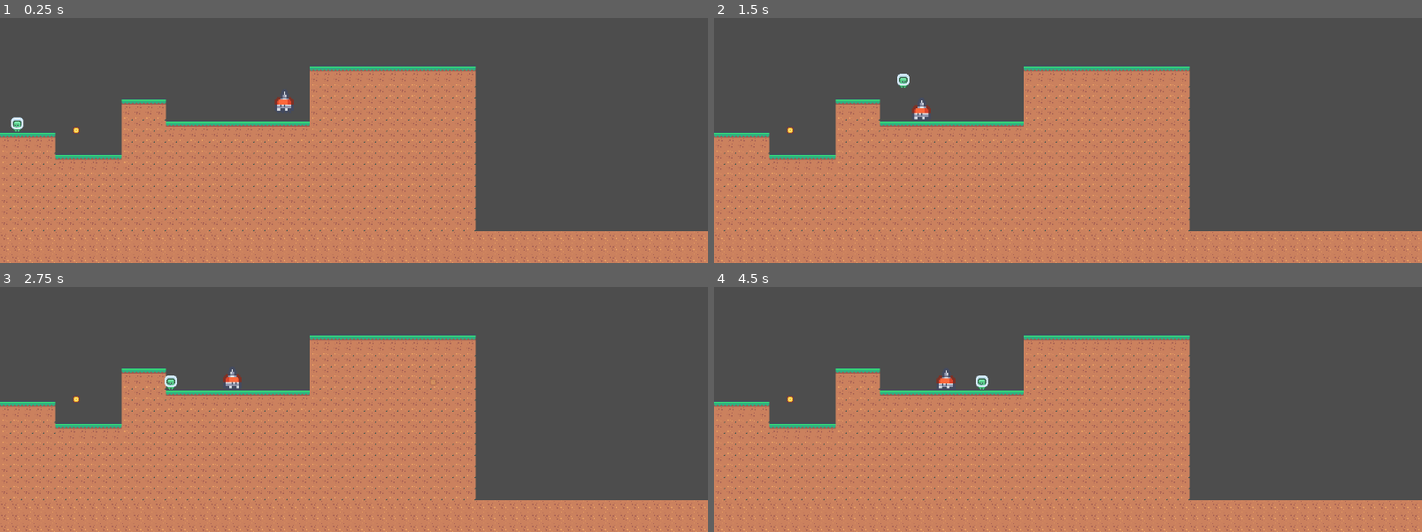
Above: before the commit, frames 1-4 (two rows, left to right).
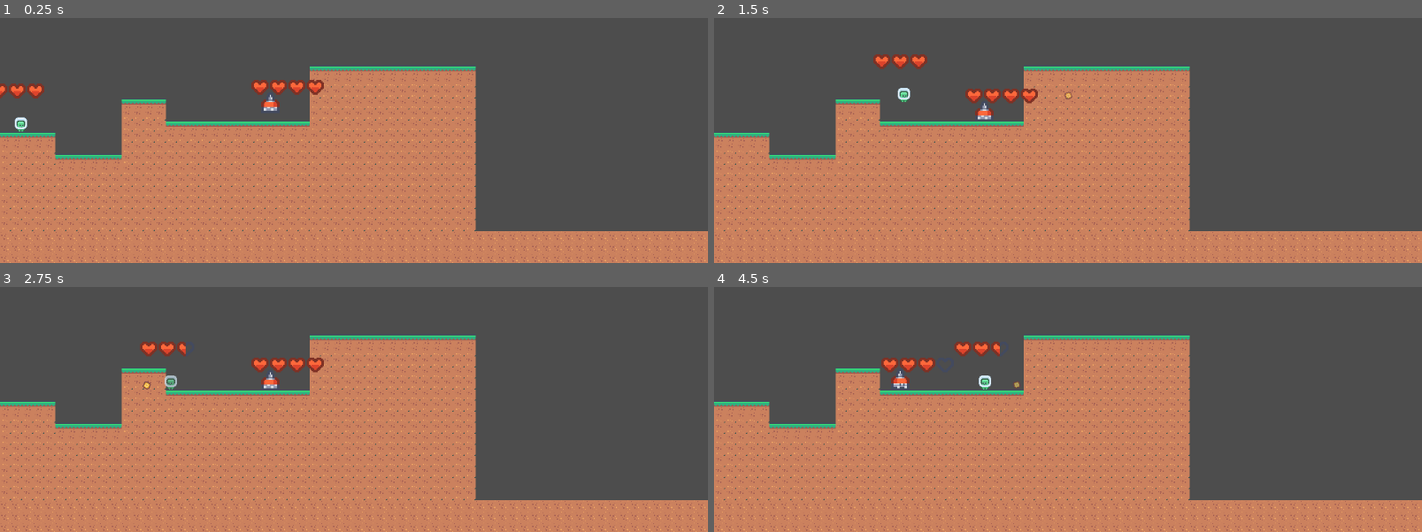
Above: after the commit, the same moments.

Repository: ShivMoh/GodotProjects
Game: Godot game, scene res://levels/tile_map.tscn
Two runs of this game, one before a commit and one after it. Both use one fixed random seed, a clock stepped at 60 frames per second and the inputs below. This scene is started directly instead of the project's main scene.
Inputs:
- Up to frame 1 (0.25 s): no input
- Up to frame 2 (1.5 s): tap Enter (ui_accept) at 0.5, 0.77 s; hold Right (ui_right) from 0.53 s (still down); tap X (shoot) at 0.6 s; tap E (lookdown) at 1.35 s
- Up to frame 3 (2.75 s): tap Enter (ui_accept) at 1.52 s; tap X (shoot) at 1.55, 2.3 s; release Right (ui_right) at 2.03 s; hold Left (ui_left) from 2.03 s (still down); hold Q (lookup) from 2.03 s (still down)
- Up to frame 4 (4.5 s): release Left (ui_left) at 2.78 s; release Q (lookup) at 2.78 s; hold Right (ui_right) 2.78-4.28 s; tap X (shoot) at 2.85, 3.6 s; tap Enter (ui_accept) at 3.02, 3.77 s; hold Left (ui_left) from 4.28 s (still down); tap E (lookdown) at 4.35 s

The runs differ from the first frame. In frame 1, 1.1% of the frame differs, in the area x 0-46%, y 25-48%; in frame 2, 1.3%, in the area x 10-51%, y 14-48%; in frame 3, 1.1%; in frame 4, 1.0%.

Commit message:
did some stuff

Diff:
--- a/RockClimb/StateMachines/climb.gd
+++ b/RockClimb/StateMachines/climb.gd
@@ -1,6 +1,6 @@
 extends State
 
-func Enter():
+func Enter(_args = []):
 	player.velocity = Vector2.ZERO
 	print("I am on climb")
 
--- a/RockClimb/StateMachines/jump.gd
+++ b/RockClimb/StateMachines/jump.gd
@@ -8,7 +8,7 @@
 var double_tap : float = 0.0
 var time_passed_since_previous_tap : float = 0.0
 
-func Enter():
+func Enter(_args = []):
 	print("I am on jump")
 
 func Physics_Update(delta: float) -> void:
--- a/RockClimb/StateMachines/run.gd
+++ b/RockClimb/StateMachines/run.gd
@@ -5,7 +5,7 @@
 
 var delta_time = 0
 
-func Enter():
+func Enter(_args = []):
 	delta_time = 0
 	print("I am on Run")
 
--- a/RockClimb/StateMachines/shoot.gd
+++ b/RockClimb/StateMachines/shoot.gd
@@ -1,8 +1,16 @@
 extends State
 
 var bullet_scene  = preload("res://player/bullet.tscn")
+var direction_indicator : bool
+var direction : int = 1
+func Enter(_args = []):
+	direction_indicator = _args[0]
 
-func Enter():
+	if direction_indicator:
+		direction = 1
+	else:
+		direction = -1
+
 	print("I am on shoot state")
 		# Transitioned.emit(self, "start")
 
@@ -14,13 +22,10 @@
 	var bulletInstance : Bullet = bullet_scene.instantiate()
 	bulletInstance.position = bulletInstance.position + Vector2(10, 0)
 	self.add_child(bulletInstance)
-
 	return bulletInstance
 
 func fire_bullet(bullet : Bullet):
 	var tween : Tween = get_tree().create_tween()
-	var tween2 : Tween = get_tree().create_tween()
-
-	tween.tween_property(bullet, "position", bullet.position + Vector2(500, 0), 0.5)
-	tween2.tween_property(bullet, "modulate:a", 0, 0.5);
+	bullet.add_constant_central_force(Vector2(400 * direction, 0))
+	tween.tween_property(bullet, "modulate:a", 0, 2);
 	tween.tween_callback(bullet.queue_free)
--- a/RockClimb/StateMachines/start.gd
+++ b/RockClimb/StateMachines/start.gd
@@ -11,7 +11,9 @@
 var player_sprite : Sprite2D
 var player_raycast : RayCast2D
 
-func Enter():
+var direction : float = 1.0
+
+func Enter(_args = []):
 	double_tap = 0
 	time_passed_since_previous_tap = 0
 	print("I am on start")
@@ -19,10 +21,12 @@
 	player_sprite = player.get_node("sprite")
 	player_raycast = player.get_node("raycast")
 
+
 func Physics_Update(delta: float):
 
 	if not player.is_on_floor():
 		player.velocity.y += gravity * delta
+
 
 	if detect_object_type("test"):
 		Transitioned.emit(self, "climb")
@@ -31,14 +35,13 @@
 		Transitioned.emit(self, "run")
 
 	if Input.is_action_just_pressed("shoot"):
-		Transitioned.emit(self, "shoot")
+		Transitioned.emit(self, "shoot", [player_sprite.flip_h])
 
 	count_double_tap(delta)
 
 	if Input.is_action_just_pressed("ui_accept"):
 		Transitioned.emit(self, "jump")
 
-	var direction = Input.get_axis("ui_left", "ui_right")
 
 	if direction:
 		player.velocity.x = direction * SPEED
@@ -52,6 +55,8 @@
 			player_raycast.rotation_degrees = 180
 	else:
 		player.velocity.x = move_toward(player.velocity.x, 0, SPEED)
+
+	direction = Input.get_axis("ui_left", "ui_right")
 
 	player.move_and_slide()
 
--- a/RockClimb/StateMachines/state.gd
+++ b/RockClimb/StateMachines/state.gd
@@ -2,10 +2,11 @@
 class_name State
 
 signal Transitioned
+signal Injured
 
 var player : Player
 
-func Enter():
+func Enter(_args = []):
 	pass
 
 func Exit():
--- a/RockClimb/StateMachines/stateMachine.gd
+++ b/RockClimb/StateMachines/stateMachine.gd
@@ -33,7 +33,7 @@
 	if current_state:
 		current_state.Physics_Update(delta)
 
-func on_child_transition(state, new_state_name):
+func on_child_transition(state, new_state_name, _args = []):
 	if state != current_state:
 		return
 
@@ -45,7 +45,7 @@
 	if current_state:
 		current_state.Exit()
 
-	new_state.Enter()
+	new_state.Enter(_args)
 
 	current_state = new_state
 
--- a/RockClimb/enemies/enemy.gd
+++ b/RockClimb/enemies/enemy.gd
@@ -29,7 +29,11 @@
 	if raycast.is_colliding:
 		var object = raycast.get_collider()
 
-		if object != Player and object != null:
+		if object != null:
+
+			if object.name == "player":
+				return direction
+
 			sprite.flip_h = !sprite.flip_h
 			raycast.rotation_degrees += 180
 
@@ -39,3 +43,6 @@
 				return -1
 
 	return direction
+
+func take_damage():
+	set_health(get_health() - 1)
--- a/RockClimb/enemies/top_guy.gd
+++ b/RockClimb/enemies/top_guy.gd
@@ -5,17 +5,62 @@
 
 var gravity = ProjectSettings.get_setting("physics/2d/default_gravity")
 
+var animated_sprite : AnimatedSprite2D
+var hide_timer : Timer
+var cool_down_timer : Timer
+var random : RandomNumberGenerator
+var cool_down : bool
+var hidden_state : bool
+
+func _ready():
+	animated_sprite = get_node("topguy")
+	random = RandomNumberGenerator.new()
+	random.randomize()
+	hide_timer = get_node("hide_timer")
+	cool_down_timer = get_node("cool_down_timer")
+	cool_down = false
+	hidden_state = false
+
 func _physics_process(delta):
 	if not is_on_floor():
 		velocity.y += gravity * delta
+
 	direction = if_colliding()
 
-	if direction:
-		velocity.x = direction * SPEED
+	if (randi() % 5000) < 40 and !cool_down:
+		hide_()
+
+	if !hidden_state:
+		if direction:
+			velocity.x = direction * SPEED
+		else:
+			velocity.x = move_toward(velocity.x, 0, SPEED)
 	else:
-		velocity.x = move_toward(velocity.x, 0, SPEED)
+		velocity.x = 0
 
 	move_and_slide()
 
 func hide_() -> void:
-	return
+	animated_sprite.play("hide")
+	hide_timer.start()
+	hidden_state = true
+
+func unhide() -> void:
+	animated_sprite.play("walk")
+	hidden_state = false
+
+func take_damage() -> void:
+	if hidden_state:
+		return
+
+	set_health(get_health() - 2)
+
+func _on_hide_timer_timeout():
+	cool_down = true
+	hide_timer.stop()
+	unhide()
+	cool_down_timer.start()
+
+func _on_cool_down_timer_timeout():
+	cool_down = false
+	cool_down_timer.stop()
--- a/RockClimb/enemies/top_guy.tscn
+++ b/RockClimb/enemies/top_guy.tscn
@@ -1,9 +1,10 @@
-[gd_scene load_steps=7 format=3 uid="uid://b2i4e03ch1f4x"]
+[gd_scene load_steps=8 format=3 uid="uid://b2i4e03ch1f4x"]
 
 [ext_resource type="Script" path="res://enemies/top_guy.gd" id="1_hpy54"]
 [ext_resource type="Texture2D" uid="uid://cx3n4rh311kil" path="res://assets/Tiles/Characters/tile_0015.png" id="1_qe4bq"]
 [ext_resource type="Texture2D" uid="uid://bs3oglysm5cpi" path="res://assets/Tiles/Characters/tile_0016.png" id="2_tn5lb"]
 [ext_resource type="Texture2D" uid="uid://dcl28tkv78m7g" path="res://assets/Tiles/Characters/tile_0017.png" id="3_hxpvs"]
+[ext_resource type="PackedScene" uid="uid://b4t1ennm00yy7" path="res://ui/health_bar.tscn" id="5_m0qok"]
 
 [sub_resource type="SpriteFrames" id="SpriteFrames_uums1"]
 animations = [{
@@ -44,20 +45,23 @@
 [sub_resource type="CircleShape2D" id="CircleShape2D_nx6my"]
 radius = 7.0
 
-[node name="TopGuy" type="CharacterBody2D"]
+[node name="TopGuy" type="CharacterBody2D" groups=["enemy"]]
 position = Vector2(0, -8)
-scale = Vector2(2.04, 2.04)
+collision_layer = 8
 collision_mask = 2
 script = ExtResource("1_hpy54")
+health = 8
 metadata/_edit_group_ = true
 
 [node name="topguy" type="AnimatedSprite2D" parent="."]
+scale = Vector2(2, 2)
 sprite_frames = SubResource("SpriteFrames_uums1")
 animation = &"hide"
 autoplay = "walk"
 
 [node name="CollisionShape2D" type="CollisionShape2D" parent="."]
-position = Vector2(0, 4)
+position = Vector2(0, 8)
+scale = Vector2(2, 2)
 shape = SubResource("CircleShape2D_nx6my")
 
 [node name="raycast" type="RayCast2D" parent="."]
@@ -65,3 +69,17 @@
 rotation = 6.28319
 target_position = Vector2(-19, 0)
 collision_mask = 3
+
+[node name="health" parent="." node_paths=PackedStringArray("mob") instance=ExtResource("5_m0qok")]
+position = Vector2(-7.84314, -8.82353)
+mob = NodePath("..")
+spacing = 30
+
+[node name="hide_timer" type="Timer" parent="."]
+wait_time = 2.0
+
+[node name="cool_down_timer" type="Timer" parent="."]
+wait_time = 10.0
+
+[connection signal="timeout" from="hide_timer" to="." method="_on_hide_timer_timeout"]
+[connection signal="timeout" from="cool_down_timer" to="." method="_on_cool_down_timer_timeout"]
--- a/RockClimb/levels/tile_map.tscn
+++ b/RockClimb/levels/tile_map.tscn
@@ -1,10 +1,8 @@
-[gd_scene load_steps=9 format=3 uid="uid://hlw2uroyviil"]
+[gd_scene load_steps=7 format=3 uid="uid://hlw2uroyviil"]
 
 [ext_resource type="Texture2D" uid="uid://ex1lx2txckck" path="res://assets/Tilemap/tilemap.png" id="1_vdj82"]
 [ext_resource type="PackedScene" uid="uid://6nqoiojyouk6" path="res://player.tscn" id="2_2ai3r"]
-[ext_resource type="PackedScene" uid="uid://bbni13opfttke" path="res://test_dummy.tscn" id="3_qddgw"]
 [ext_resource type="PackedScene" uid="uid://b2i4e03ch1f4x" path="res://enemies/top_guy.tscn" id="4_7o8cv"]
-[ext_resource type="PackedScene" uid="uid://b5vddmd3kq5am" path="res://player/bullet.tscn" id="5_qc1yg"]
 
 [sub_resource type="PhysicsMaterial" id="PhysicsMaterial_p7p62"]
 
@@ -596,6 +594,7 @@
 [sub_resource type="TileSet" id="TileSet_28i1w"]
 tile_size = Vector2i(18, 18)
 physics_layer_0/collision_layer = 2
+physics_layer_0/collision_mask = 9
 physics_layer_0/physics_material = SubResource("PhysicsMaterial_p7p62")
 sources/15 = SubResource("TileSetAtlasSource_q8w5g")
 
@@ -610,14 +609,7 @@
 layer_2/tile_data = PackedInt32Array()
 
 [node name="player" parent="." instance=ExtResource("2_2ai3r")]
-position = Vector2(28, 459)
-
-[node name="TestDummy" parent="." instance=ExtResource("3_qddgw")]
-position = Vector2(245, 412)
+position = Vector2(29, 459)
 
 [node name="TopGuy" parent="." instance=ExtResource("4_7o8cv")]
 position = Vector2(442, 399)
-direction = 1
-
-[node name="Bullet" parent="." instance=ExtResource("5_qc1yg")]
-position = Vector2(124, 484)
--- a/RockClimb/player.gd
+++ b/RockClimb/player.gd
@@ -1,8 +1,30 @@
 extends Mob
 class_name Player
 
+var timer : Timer
+var hitbox : Area2D
+var animation : AnimationPlayer
+
 func _ready():
-	pass
+	timer = get_node("timer")
+	hitbox = get_node("hitbox")
+	animation = get_node("animation")
 
 func _physics_process(delta):
 	pass
+
+func _on_hitbox_body_entered(body):
+	if body.is_in_group("enemy"):
+		set_health(get_health() - 1)
+		set_collision(false)
+		timer.start()
+		animation.play("phase")
+
+func _on_timer_timeout():
+	set_collision(true)
+	timer.stop()
+	animation.stop()
+
+func set_collision(value : bool) -> void:
+	hitbox.set_collision_mask_value(4, value)
+	set_collision_mask_value(4, value)
--- a/RockClimb/player.tscn
+++ b/RockClimb/player.tscn
@@ -1,14 +1,54 @@
-[gd_scene load_steps=5 format=3 uid="uid://6nqoiojyouk6"]
+[gd_scene load_steps=10 format=3 uid="uid://6nqoiojyouk6"]
 
 [ext_resource type="Script" path="res://player.gd" id="1_3yvi0"]
 [ext_resource type="PackedScene" uid="uid://cp8yy5haa5wsm" path="res://StateMachines/stateMachine.tscn" id="2_ub64w"]
 [ext_resource type="Texture2D" uid="uid://lopb7dsw4dbe" path="res://assets/Tiles/Characters/tile_0000.png" id="3_v4sby"]
+[ext_resource type="PackedScene" uid="uid://b4t1ennm00yy7" path="res://ui/health_bar.tscn" id="4_nm1sx"]
 
 [sub_resource type="RectangleShape2D" id="RectangleShape2D_5lin4"]
 size = Vector2(16, 23)
 
+[sub_resource type="RectangleShape2D" id="RectangleShape2D_p1agv"]
+
+[sub_resource type="Animation" id="Animation_oka55"]
+resource_name = "phase"
+loop_mode = 1
+tracks/0/type = "value"
+tracks/0/imported = false
+tracks/0/enabled = true
+tracks/0/path = NodePath("sprite:modulate")
+tracks/0/interp = 1
+tracks/0/loop_wrap = true
+tracks/0/keys = {
+"times": PackedFloat32Array(0, 0.2, 0.5, 0.7, 1),
+"transitions": PackedFloat32Array(1, 1, 1, 1, 1),
+"update": 0,
+"values": [Color(1, 1, 1, 1), Color(1, 1, 1, 0.392157), Color(1, 1, 1, 1), Color(1, 1, 1, 0.392157), Color(1, 1, 1, 1)]
+}
+
+[sub_resource type="Animation" id="Animation_rjons"]
+length = 0.001
+tracks/0/type = "value"
+tracks/0/imported = false
+tracks/0/enabled = true
+tracks/0/path = NodePath("sprite:modulate")
+tracks/0/interp = 1
+tracks/0/loop_wrap = true
+tracks/0/keys = {
+"times": PackedFloat32Array(0),
+"transitions": PackedFloat32Array(1),
+"update": 0,
+"values": [Color(1, 1, 1, 1)]
+}
+
+[sub_resource type="AnimationLibrary" id="AnimationLibrary_hjkbm"]
+_data = {
+"RESET": SubResource("Animation_rjons"),
+"phase": SubResource("Animation_oka55")
+}
+
 [node name="player" type="CharacterBody2D"]
-collision_mask = 2
+collision_mask = 10
 script = ExtResource("1_3yvi0")
 
 [node name="raycast" type="RayCast2D" parent="."]
@@ -20,10 +60,34 @@
 [node name="sprite" type="Sprite2D" parent="."]
 texture = ExtResource("3_v4sby")
 
-[node name="CollisionShape2D" type="CollisionShape2D" parent="."]
+[node name="collision" type="CollisionShape2D" parent="."]
 position = Vector2(0, 0.5)
 shape = SubResource("RectangleShape2D_5lin4")
 
 [node name="Camera2D" type="Camera2D" parent="."]
 limit_left = 0
 limit_bottom = 700
+
+[node name="health" parent="." node_paths=PackedStringArray("mob") instance=ExtResource("4_nm1sx")]
+position = Vector2(-18, -27)
+mob = NodePath("..")
+spacing = 30
+
+[node name="hitbox" type="Area2D" parent="."]
+collision_layer = 0
+collision_mask = 8
+
+[node name="hitbox_collision" type="CollisionShape2D" parent="hitbox"]
+shape = SubResource("RectangleShape2D_p1agv")
+debug_color = Color(0.882353, 0.270588, 0.517647, 0.419608)
+
+[node name="timer" type="Timer" parent="."]
+wait_time = 2.0
+
+[node name="animation" type="AnimationPlayer" parent="."]
+libraries = {
+"": SubResource("AnimationLibrary_hjkbm")
+}
+
+[connection signal="body_entered" from="hitbox" to="." method="_on_hitbox_body_entered"]
+[connection signal="timeout" from="timer" to="." method="_on_timer_timeout"]
--- a/RockClimb/player/bullet.gd
+++ b/RockClimb/player/bullet.gd
@@ -1,4 +1,4 @@
-extends Area2D
+extends RigidBody2D
 class_name Bullet
 
 # Called when the node enters the scene tree for the first time.
@@ -9,3 +9,10 @@
 # Called every frame. 'delta' is the elapsed time since the previous frame.
 func _process(delta):
 	pass
+
+
+func _on_hitbox_body_entered(body):
+
+	if body.is_in_group("enemy"):
+		body.take_damage()
+		queue_free()
--- a/RockClimb/player/bullet.tscn
+++ b/RockClimb/player/bullet.tscn
@@ -1,16 +1,32 @@
-[gd_scene load_steps=4 format=3 uid="uid://b5vddmd3kq5am"]
+[gd_scene load_steps=5 format=3 uid="uid://b5vddmd3kq5am"]
 
 [ext_resource type="Script" path="res://player/bullet.gd" id="1_d28g2"]
 [ext_resource type="Texture2D" uid="uid://dvn3384ruclf2" path="res://assets/Tiles/tile_0151.png" id="1_t7a61"]
 
-[sub_resource type="RectangleShape2D" id="RectangleShape2D_gv8q1"]
-size = Vector2(12, 12)
+[sub_resource type="CircleShape2D" id="CircleShape2D_yqbho"]
+radius = 6.08276
 
-[node name="Bullet" type="Area2D"]
+[sub_resource type="CircleShape2D" id="CircleShape2D_w0w41"]
+radius = 6.0
+
+[node name="Bullet" type="RigidBody2D"]
+collision_layer = 5
+collision_mask = 2
+mass = 0.05
 script = ExtResource("1_d28g2")
 
 [node name="Tile0151" type="Sprite2D" parent="."]
 texture = ExtResource("1_t7a61")
 
 [node name="CollisionShape2D" type="CollisionShape2D" parent="."]
-shape = SubResource("RectangleShape2D_gv8q1")
+shape = SubResource("CircleShape2D_yqbho")
+
+[node name="hitbox" type="Area2D" parent="."]
+collision_layer = 4
+collision_mask = 8
+
+[node name="hitbox_collision" type="CollisionShape2D" parent="hitbox"]
+shape = SubResource("CircleShape2D_w0w41")
+debug_color = Color(0.968627, 0, 0.462745, 0.419608)
+
+[connection signal="body_entered" from="hitbox" to="." method="_on_hitbox_body_entered"]
--- a/RockClimb/ui/health.gd
+++ b/RockClimb/ui/health.gd
@@ -1,7 +1,79 @@
 extends Node2D
 
-@onready var current_heart : Heart = $heart
+var heart_scene = preload("res://ui/heart.tscn")
+var current_heart : Heart
+var heart_animation : AnimationPlayer
+var heart_animated_sprite : AnimatedSprite2D
+var health : int
+var hearts : Array[Heart]
+
 @export var mob : Mob
+@export var spacing : int = 20
 
-func _process(delta):
-	mob.set_health(10)
+func _ready():
+	initialize_health()
+	generate_health_bar()
+	initialize()
+
+func _physics_process(_delta):
+	substract_health()
+
+func initialize_health() -> void:
+	if mob:
+		health = mob.get_health()
+	else:
+		health = 6
+
+
+func generate_health_bar() -> void:
+	for x in range(health/2):
+		var heart : Heart = create_heart(x)
+		hearts.append(heart)
+
+
+func substract_health() -> void:
+
+	if mob:
+		initialize_health()
+
+	if is_odd():
+		heart_animated_sprite.play("half_heart")
+
+
+	if is_heart_lost():
+		heart_animated_sprite.play("no_heart")
+		heart_animation.stop()
+		pop()
+		initialize()
+
+
+func is_heart_lost():
+	if ((len(hearts) * 2) - health) >= 2:
+		return true
+	return false
+
+func is_odd() -> bool:
+	if health % 2 != 0:
+		return true
+	return false
+
+func pop() -> void:
+	hearts.pop_back()
+
+func initialize() -> void:
+
+	if mob.get_health() <= 0:
+		print(len(hearts))
+		mob.queue_free()
+		return
+
+	current_heart = hearts[len(hearts) - 1]
+	heart_animation = current_heart.get_node("animation")
+	heart_animated_sprite = current_heart.get_node("animated_sprite")
+
+func create_heart(id) -> Heart:
+	var heart_instance : Heart = heart_scene.instantiate()
+	heart_instance.position = self.position + Vector2(id * spacing, 0)
+	self.add_child(heart_instance)
+
+	return heart_instance
--- a/RockClimb/ui/health_bar.tscn
+++ b/RockClimb/ui/health_bar.tscn
@@ -1,15 +1,7 @@
-[gd_scene load_steps=3 format=3 uid="uid://b4t1ennm00yy7"]
+[gd_scene load_steps=2 format=3 uid="uid://b4t1ennm00yy7"]
 
 [ext_resource type="Script" path="res://ui/health.gd" id="1_ur08k"]
-[ext_resource type="PackedScene" uid="uid://cvpsmfn7gaw4g" path="res://ui/heart.tscn" id="2_jo03w"]
 
 [node name="health" type="Node2D"]
+position = Vector2(20, 20)
 script = ExtResource("1_ur08k")
-
-[node name="heart" parent="." instance=ExtResource("2_jo03w")]
-
-[node name="heart2" parent="." instance=ExtResource("2_jo03w")]
-position = Vector2(20, 0)
-
-[node name="heart3" parent="." instance=ExtResource("2_jo03w")]
-position = Vector2(40, 0)
--- a/RockClimb/ui/heart.tscn
+++ b/RockClimb/ui/heart.tscn
@@ -32,71 +32,12 @@
 "speed": 5.0
 }]
 
-[sub_resource type="Animation" id="Animation_nusag"]
-resource_name = "heart"
-length = 1.2
-loop_mode = 1
-tracks/0/type = "value"
-tracks/0/imported = false
-tracks/0/enabled = true
-tracks/0/path = NodePath(".:scale")
-tracks/0/interp = 1
-tracks/0/loop_wrap = true
-tracks/0/keys = {
-"times": PackedFloat32Array(0.2, 0.5, 0.8, 1.1),
-"transitions": PackedFloat32Array(1, 1, 1, 1),
-"update": 0,
-"values": [Vector2(1, 1), Vector2(1.2, 1.2), Vector2(1, 1), Vector2(1.2, 1.2)]
-}
-
-[sub_resource type="Animation" id="Animation_cur37"]
-length = 0.001
-tracks/0/type = "value"
-tracks/0/imported = false
-tracks/0/enabled = true
-tracks/0/path = NodePath(".:scale")
-tracks/0/interp = 1
-tracks/0/loop_wrap = true
-tracks/0/keys = {
-"times": PackedFloat32Array(0),
-"transitions": PackedFloat32Array(1),
-"update": 0,
-"values": [Vector2(1, 1)]
-}
-
-[sub_resource type="Animation" id="Animation_u8r7k"]
-resource_name = "half_heart"
-length = 1.2
-loop_mode = 1
-tracks/0/type = "value"
-tracks/0/imported = false
-tracks/0/enabled = true
-tracks/0/path = NodePath(".:scale")
-tracks/0/interp = 1
-tracks/0/loop_wrap = true
-tracks/0/keys = {
-"times": PackedFloat32Array(0.2, 0.5, 0.8, 1.1),
-"transitions": PackedFloat32Array(1, 1, 1, 1),
-"update": 0,
-"values": [Vector2(1.06667, 1.06667), Vector2(1.2, 1.2), Vector2(1, 1), Vector2(1.03333, 1.03333)]
-}
-
-[sub_resource type="AnimationLibrary" id="AnimationLibrary_iopok"]
-_data = {
-"RESET": SubResource("Animation_cur37"),
-"half_heart": SubResource("Animation_u8r7k"),
-"heart": SubResource("Animation_nusag")
-}
-
 [node name="heart" type="Node2D"]
 script = ExtResource("1_63nnq")
 
-[node name="AnimatedSprite2D" type="AnimatedSprite2D" parent="."]
+[node name="animated_sprite" type="AnimatedSprite2D" parent="."]
+scale = Vector2(2, 2)
 sprite_frames = SubResource("SpriteFrames_lymrh")
 animation = &"full_heart"
 
-[node name="AnimationPlayer" type="AnimationPlayer" parent="."]
-root_node = NodePath("../AnimatedSprite2D")
-libraries = {
-"": SubResource("AnimationLibrary_iopok")
-}
+[node name="animation" type="AnimationPlayer" parent="."]
Not shown: 1 places in RockClimb/ui/heart.tscn that only renumber resources
